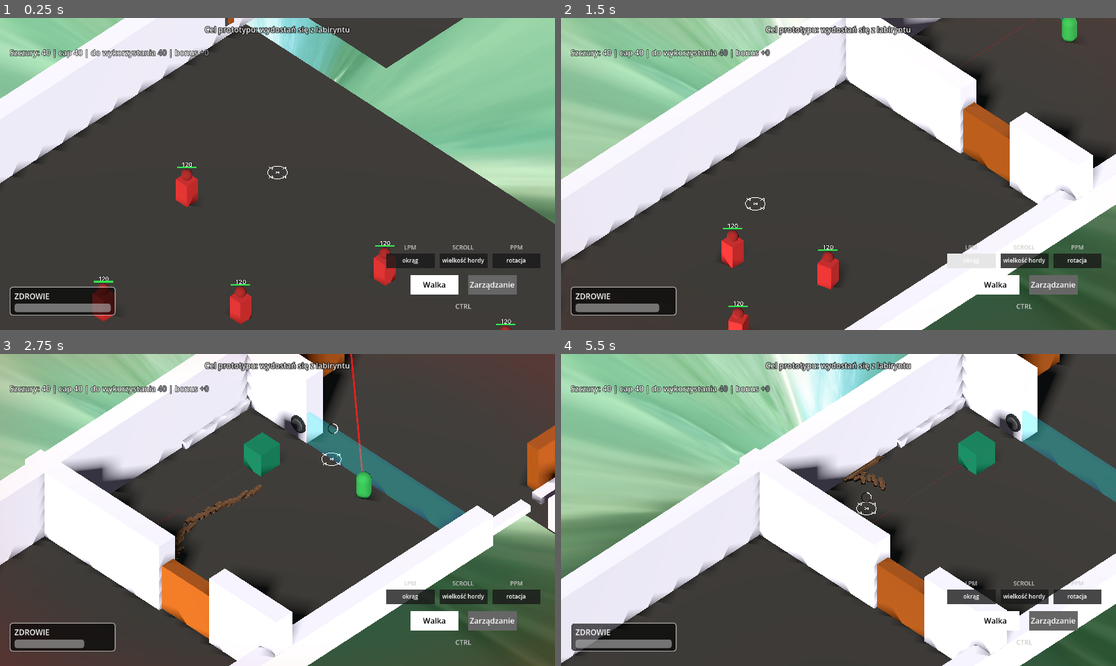
Above: before the commit, frames 1-4 (two rows, left to right).
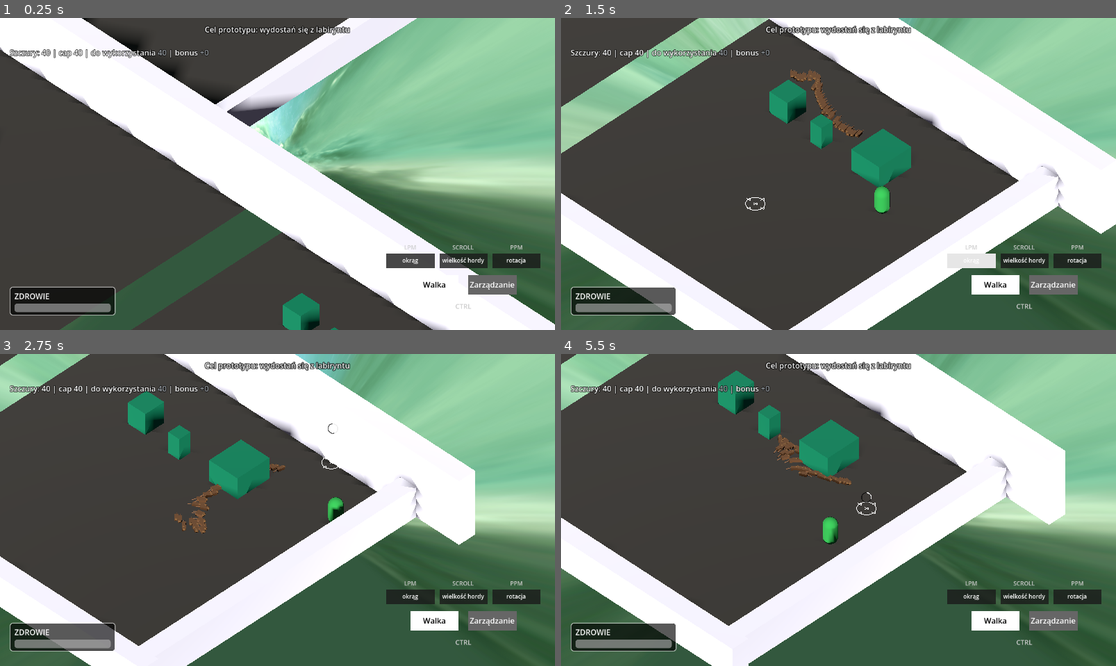
Above: after the commit, the same moments.

Repository: VirtuaIL/ZTGK-Prototyp
Game: Godot game, scene res://scenes/main.tscn
Same seed, same stepped clock (60 frames per second), same inputs: the game is played once before the commit and once after it.
Inputs (mouse positions are in pixels of both pictures, inside the frame that each line leads up to):
- Up to frame 1 (0.25 s): no input
- Up to frame 2 (1.5 s): tap Enter at 0.5 s; move the mouse to (960, 158) at 0.52 s; hold D (move_right) 0.53-1.25 s; hold Space (recall_rats) 0.53-1.25 s; click (960, 158) at 0.67 s; drag from (727, 189) to (810, 236) at 1.27 s
- Up to frame 3 (2.75 s): move the mouse to (333, 441) at 2.02 s; hold D (move_right) from 2.03 s (still down); hold Space (recall_rats) from 2.03 s (still down); click (333, 441) at 2.17 s
- Up to frame 4 (5.5 s): release D (move_right) at 2.75 s; release Space (recall_rats) at 2.75 s; drag from (810, 572) to (672, 463) at 2.77 s; move the mouse to (1005, 556) at 3.52 s; hold A (move_left) 3.53-4.25 s; hold Space (recall_rats) 3.53-4.25 s; click (1005, 556) at 3.67 s; drag from (672, 463) to (755, 432) at 4.27 s; move the mouse to (866, 510) at 5.02 s; hold S (move_back) from 5.03 s (still down); hold Space (recall_rats) from 5.03 s (still down); click (866, 510) at 5.17 s

The runs differ from the first frame. In frame 1, 52% of the frame differs, in the area x 0-100%, y 0-100%; in frame 2, 49%; in frame 3, 66%; in frame 4, 80%.

Commit message:
fixes - przeciaganie obiektow nad przepascia oraz brak mozliwosci rysowania na obiektach

Diff:
--- a/scenes/main.tscn
+++ b/scenes/main.tscn
@@ -117,7 +117,7 @@
 size = 16.0
 
 [node name="Player" parent="." unique_id=1407634471 instance=ExtResource("2_player")]
-transform = Transform3D(1, 0, 0, 0, 1, 0, 0, 0, 1, -37.679695, -1.1444092e-05, -171.51611)
+transform = Transform3D(1, 0, 0, 0, 1, 0, 0, 0, 1, -10.338514, -1.1444092e-05, -11.514845)
 
 [node name="RatManager" type="Node3D" parent="." unique_id=169060230]
 script = ExtResource("4_rat_man")
--- a/scripts/rat.gd
+++ b/scripts/rat.gd
@@ -494,6 +494,8 @@
 func _should_block_edge(hvel: Vector2) -> bool:
 	if not edge_avoidance_enabled:
 		return false
+	if is_carrier:
+		return false
 	if _recall_boost_timer > 0.0:
 		return false
 	if is_anchored:
--- a/scripts/rat_manager.gd
+++ b/scripts/rat_manager.gd
@@ -1267,6 +1267,7 @@
 
 	var space_state := camera.get_world_3d().direct_space_state
 	var query := PhysicsRayQueryParameters3D.create(ray_origin, ray_origin + ray_dir * 1000.0)
+	query.collision_mask = 1
 	return space_state.intersect_ray(query)
 
 
@@ -1827,13 +1828,18 @@
 	if not grabbed_object.get("is_surrounded"):
 		return
 
+	var current_pos: Vector3 = grabbed_object.global_position
+	var target_pos: Vector3
+
 	var hit := _get_mouse_ground_hit()
-	if not hit:
-		return
-
-	var current_pos: Vector3 = grabbed_object.global_position
-	var target_pos: Vector3 = hit.position
-	target_pos.y = current_pos.y
+	if hit:
+		target_pos = hit.position
+		target_pos.y = current_pos.y
+	else:
+		var fallback := _get_mouse_pos_at_y(current_pos.y)
+		if fallback == Vector3.ZERO:
+			return
+		target_pos = fallback
 
 	var carrier_count: int = grabbed_object.get("carrier_rats").size()
 	var carrier_max_val: Variant = grabbed_object.get("carrier_available_max")
Not shown: 2 places in scenes/main.tscn that only renumber resources
